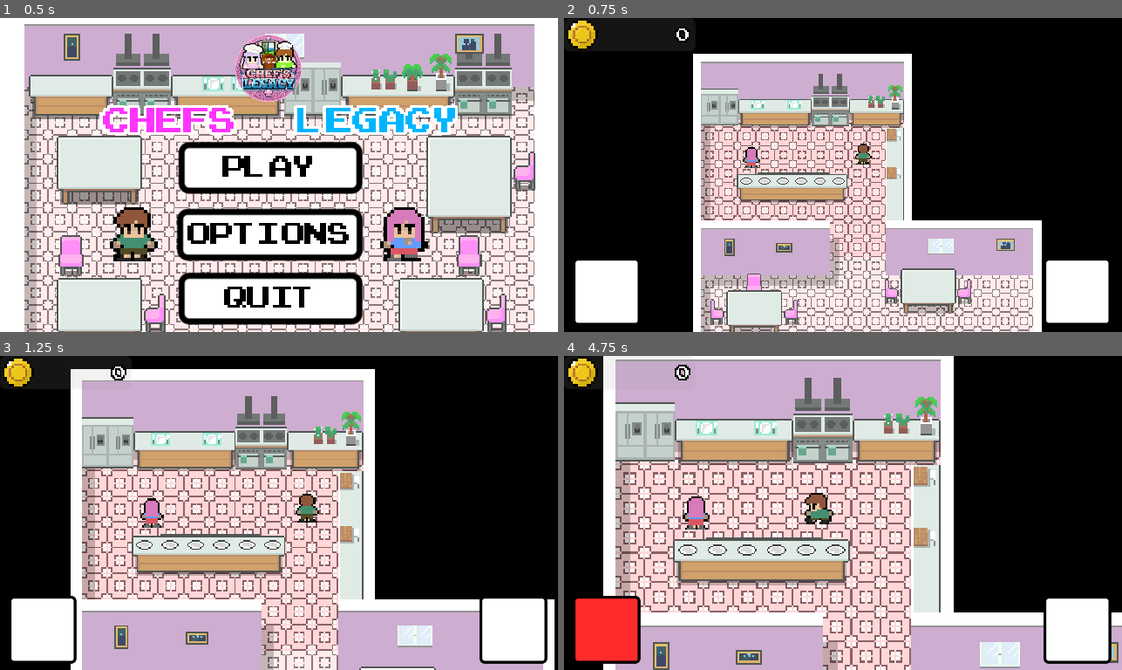
Above: before the commit, frames 1-4 (two rows, left to right).
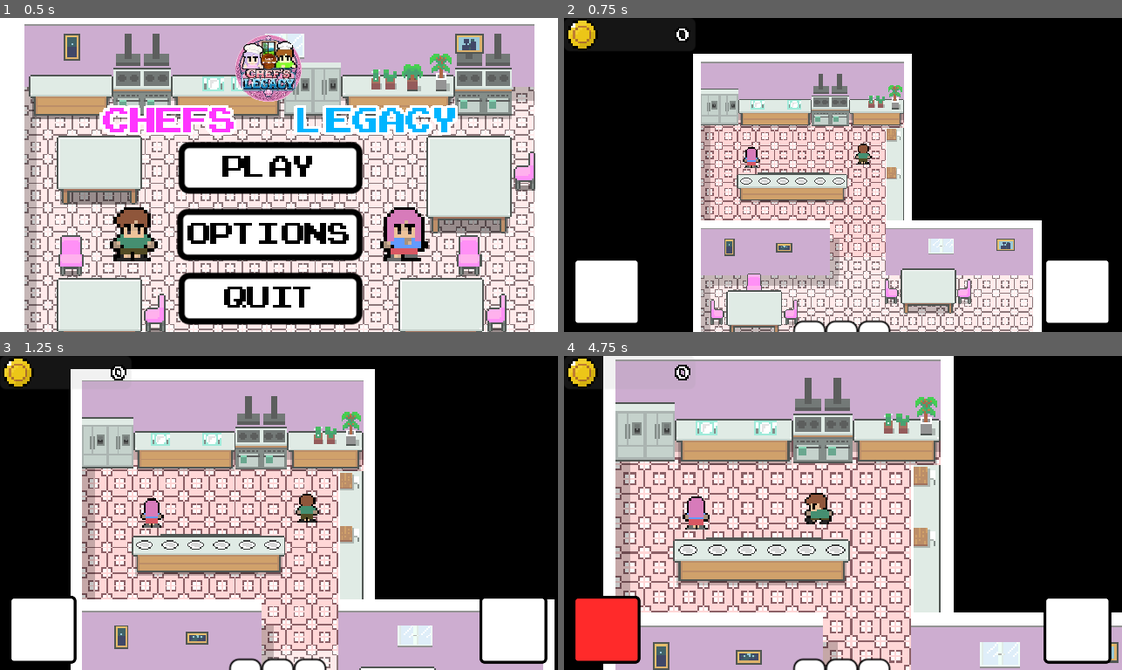
Above: after the commit, the same moments.

Repository: RaiLogic/cooking-game
Game: Godot game, scene res://Scenes/UI/main.tscn
Same seed, same stepped clock (60 frames per second), same inputs: the game is played once before the commit and once after it. The engine's default icon, where the game draws it, is replaced by a stand-in: a white triangle on a blue panel in a dark square.
Inputs (mouse positions are in pixels of both pictures, inside the frame that each line leads up to):
- Up to frame 1 (0.5 s): no input
- Up to frame 2 (0.75 s): click (831, 168) at 0.5 s
- Up to frame 3 (1.25 s): no input
- Up to frame 4 (4.75 s): hold D (right) 1.28-2.03 s; tap E (interact) at 1.35, 2.3, 2.85, 3.6, 4.55 s; hold S (down) 2.03-2.78 s; tap 1 (dance) at 2.1, 4.35 s; hold D (right) 2.78-3.53 s; hold W (up) 3.53-4.28 s; hold A (left) from 4.28 s (still down)

Frame 1 is identical in both runs. In frame 2, 0.3% of the frame differs, in the area x 40-59%, y 96-100%; in frame 3, 0.4%; in frame 4, 0.6%.

Commit message:
Time Added. Small Tweaks

Diff:
--- a/Resources/Recipes/burger_recipe.tres
+++ b/Resources/Recipes/burger_recipe.tres
@@ -11,5 +11,5 @@
 script = ExtResource("2_pvmc0")
 ingredients = Array[ExtResource("1_m1fy4")]([ExtResource("2_2b5vq"), ExtResource("3_0i462"), ExtResource("4_0i462")])
 result = ExtResource("5_iw5wh")
-plating_time = 33.3
+plating_time = 75.0
 metadata/_custom_type_script = "uid://tby4gqes5ncu"
--- a/Resources/Recipes/egg_sandwich.tres
+++ b/Resources/Recipes/egg_sandwich.tres
@@ -10,5 +10,5 @@
 script = ExtResource("2_jnb1e")
 ingredients = Array[ExtResource("1_6bqj3")]([ExtResource("2_o635i"), ExtResource("3_e1a8v")])
 result = ExtResource("4_lcysw")
-plating_time = 25.0
+plating_time = 100.0
 metadata/_custom_type_script = "uid://tby4gqes5ncu"
--- a/Scenes/Map/Interactables/chair.tscn
+++ b/Scenes/Map/Interactables/chair.tscn
@@ -14,7 +14,7 @@
 "duration": 1.0,
 "texture": SubResource("AtlasTexture_6tbwm")
 }],
-"loop": 1,
+"loop": 0,
 "name": &"down",
 "speed": 5.0
 }]
--- a/Scenes/Map/house.tscn
+++ b/Scenes/Map/house.tscn
@@ -77,7 +77,7 @@
 tile_set = SubResource("TileSet_1vivr")
 
 [node name="Floor" type="TileMapLayer" parent="Tilemaps" unique_id=1638313514]
-tile_map_data = PackedByteArray("AAAFAAUAAAALAAsAAAAFAAYAAAA …(3944 unchanged characters)… aABIAAAAMAAwAAAAaABMAAAAMAAwAAAAaAA4AAAAMAAwAAAAaAA8AAAAMAAwAAAAaABAAAAAMAAwAAAAQAAoAAAAMAAMAAAA=")
+tile_map_data = PackedByteArray("AAAFAAUAAAALAAsAAAAFAAYAAAA …(3944 unchanged characters)… aABIAAAAMAAwAAAAaABMAAAAMAAwAAAAaAA4AAAANAAwAAAAaAA8AAAAMAAwAAAAaABAAAAAMAAwAAAAQAAoAAAAMAAMAAAA=")
 tile_set = SubResource("TileSet_1vivr")
 
 [node name="BottomWall" type="TileMapLayer" parent="Tilemaps" unique_id=533348391]
--- a/Scenes/Map/restaurant.tscn
+++ b/Scenes/Map/restaurant.tscn
@@ -3,6 +3,7 @@
 [ext_resource type="Texture2D" uid="uid://bnubw52m5utqc" path="res://Assets/Borrowed Assets/tileset 16x16.png" id="1_2othk"]
 [ext_resource type="Script" uid="uid://cco8367qpssiv" path="res://Scripts/Map/restaurant.gd" id="1_e0itq"]
 [ext_resource type="PackedScene" uid="uid://cj0il6qr8osmx" path="res://Scenes/Players/player_1.tscn" id="2_2dgtp"]
+[ext_resource type="PackedScene" uid="uid://duil2ybtswyv1" path="res://Scenes/UI/orders_ui.tscn" id="2_ekhw0"]
 [ext_resource type="Texture2D" uid="uid://bh4s5bw12xt58" path="res://Assets/Borrowed Assets/Outdoors/OutdoorsTileset.png" id="3_abp06"]
 [ext_resource type="PackedScene" uid="uid://nyqun6pefchh" path="res://Scenes/Map/Interactables/refrigerator.tscn" id="4_5bm1g"]
 [ext_resource type="PackedScene" uid="uid://cvec24utcv6rg" path="res://Scenes/Players/player_2.tscn" id="4_ly26i"]
@@ -506,11 +507,16 @@
 
 [node name="MoneyUI" parent="UI" unique_id=1084197604 instance=ExtResource("15_iy6l8")]
 
+[node name="OrdersUI" parent="UI" unique_id=968118782 instance=ExtResource("2_ekhw0")]
+unique_name_in_owner = true
+offset_top = -114.0
+offset_bottom = -2.0
+
 [node name="CustomerSpawner" type="Node" parent="." unique_id=509079700]
 script = ExtResource("13_emkxa")
 customer_scene = ExtResource("14_538iu")
 menu = ExtResource("14_7m7i6")
-customer_spawn_time = 12.0
+customer_spawn_time = 3.0
 
 [node name="MainPoint" type="Marker2D" parent="CustomerSpawner" unique_id=923984660]
 position = Vector2(461, 354)
--- a/Scenes/Players/customer_spawner.gd
+++ b/Scenes/Players/customer_spawner.gd
@@ -4,12 +4,15 @@
 @export var menu : Resource
 
 @onready var main_point: Marker2D = $MainPoint
+
+# Timer Options
 @onready var timer: Timer = $SpawnTimer
-
+var random_time: float
 @export var customer_spawn_time: float
 
 var customers : Array = []
-@onready var restaurant = get_parent()
+@onready var restaurant: Node = get_parent()
+@onready var orders_ui: Control = %OrdersUI
 
 func _ready() -> void:
 	timer.wait_time = customer_spawn_time
@@ -26,22 +29,25 @@
 	customer.global_position = main_point.global_position
 	customer.desired_food = menu.foods.pick_random()
 	customer.state = customer.STATES.WALKING
-	customer.done.connect(customer_served)
+
+
+
 	add_child(customer)
 	customers.append(customer)
 
 	var chair = restaurant.get_available_chair()
 	if chair:
 		chair.occupy(customer)
-
-		# CHAIR TO CUSTOMER CONNECTUIB
-		customer.done.connect(chair.remove)
-		customer.sitting.connect(chair.update_sprite)
-
 		customer.set_destination(
 			chair.sit_point.global_position
 
 		)
+
+	# SIGNAL CONNECTIONS
+	customer.done.connect(customer_served)
+	customer.done.connect(chair.remove)
+	customer.sitting.connect(chair.update_sprite)
+	customer.has_ordered.connect(orders_ui.add_order)
 
 func customer_served(served: Customer) -> void:
 	customers.erase(served)
@@ -49,3 +55,8 @@
 
 func _on_spawn_timer_timeout() -> void:
 	spawn_customer()
+	randomize_timer()
+
+func randomize_timer() -> void:
+	random_time = randf_range(0.5, 30.0)
+	timer.wait_time = random_time
--- /dev/null
+++ b/Scenes/UI/orders_ui.tscn
@@ -0,0 +1,135 @@
+[gd_scene format=3 uid="uid://duil2ybtswyv1"]
+
+[ext_resource type="PackedScene" uid="uid://b0e6cjaagek0s" path="res://Scenes/UI/tool_inventory_ui.tscn" id="1_5kmtg"]
+[ext_resource type="Script" uid="uid://damedpnogb4wb" path="res://Scripts/UI/orders_ui.gd" id="1_q763c"]
+
+[sub_resource type="Animation" id="Animation_q763c"]
+length = 0.001
+tracks/0/type = "value"
+tracks/0/imported = false
+tracks/0/enabled = true
+tracks/0/path = NodePath("Slots:position")
+tracks/0/interp = 1
+tracks/0/loop_wrap = true
+tracks/0/keys = {
+"times": PackedFloat32Array(0),
+"transitions": PackedFloat32Array(1),
+"update": 0,
+"values": [Vector2(-5, 80)]
+}
+
+[sub_resource type="Animation" id="Animation_xwav6"]
+resource_name = "down"
+length = 0.19999999999999998
+tracks/0/type = "value"
+tracks/0/imported = false
+tracks/0/enabled = true
+tracks/0/path = NodePath("Slots:position")
+tracks/0/interp = 2
+tracks/0/loop_wrap = true
+tracks/0/keys = {
+"times": PackedFloat32Array(0, 0.2),
+"transitions": PackedFloat32Array(1, 1),
+"update": 0,
+"values": [Vector2(-5, 37), Vector2(-5, 80)]
+}
+
+[sub_resource type="Animation" id="Animation_2dk78"]
+resource_name = "up"
+length = 0.19999999999999998
+tracks/0/type = "value"
+tracks/0/imported = false
+tracks/0/enabled = true
+tracks/0/path = NodePath("Slots:position")
+tracks/0/interp = 2
+tracks/0/loop_wrap = true
+tracks/0/keys = {
+"times": PackedFloat32Array(0, 0.2),
+"transitions": PackedFloat32Array(1, 1),
+"update": 0,
+"values": [Vector2(-5, 80), Vector2(-5, 37)]
+}
+
+[sub_resource type="AnimationLibrary" id="AnimationLibrary_vxy28"]
+_data = {
+&"RESET": SubResource("Animation_q763c"),
+&"down": SubResource("Animation_xwav6"),
+&"up": SubResource("Animation_2dk78")
+}
+
+[node name="OrdersUI" type="Control" unique_id=968118782]
+layout_mode = 3
+anchors_preset = 7
+anchor_left = 0.5
+anchor_top = 1.0
+anchor_right = 0.5
+anchor_bottom = 1.0
+offset_left = -91.0
+offset_top = -112.0
+offset_right = 91.0
+grow_horizontal = 2
+grow_vertical = 0
+script = ExtResource("1_q763c")
+
+[node name="Slots" type="Control" parent="." unique_id=1058084593]
+layout_mode = 1
+anchors_preset = 15
+anchor_right = 1.0
+anchor_bottom = 1.0
+offset_left = -5.0
+offset_top = 80.0
+offset_right = -5.0
+offset_bottom = 79.99994
+grow_horizontal = 2
+grow_vertical = 2
+
+[node name="Slot1" parent="Slots" unique_id=1333045980 instance=ExtResource("1_5kmtg")]
+layout_mode = 1
+anchors_preset = 7
+anchor_left = 0.5
+anchor_top = 1.0
+anchor_right = 0.5
+anchor_bottom = 1.0
+offset_left = -15.0
+offset_top = -91.0
+offset_right = 5.0
+offset_bottom = -63.000046
+grow_horizontal = 2
+grow_vertical = 0
+scale = Vector2(1.8616543, 1.8616543)
+mouse_filter = 2
+
+[node name="Slot2" parent="Slots" unique_id=1468582869 instance=ExtResource("1_5kmtg")]
+layout_mode = 1
+anchors_preset = 7
+anchor_left = 0.5
+anchor_top = 1.0
+anchor_right = 0.5
+anchor_bottom = 1.0
+offset_left = -52.0
+offset_top = -91.0
+offset_right = -32.000015
+offset_bottom = -62.999935
+grow_horizontal = 2
+grow_vertical = 0
+scale = Vector2(1.8616543, 1.8616543)
+mouse_filter = 2
+
+[node name="Slot3" parent="Slots" unique_id=295980889 instance=ExtResource("1_5kmtg")]
+layout_mode = 1
+anchors_preset = 7
+anchor_left = 0.5
+anchor_top = 1.0
+anchor_right = 0.5
+anchor_bottom = 1.0
+offset_left = 22.0
+offset_top = -91.0
+offset_right = 42.0
+offset_bottom = -63.0
+grow_horizontal = 2
+grow_vertical = 0
+scale = Vector2(1.8616543, 1.8616543)
+mouse_filter = 2
+
+[node name="AnimationPlayer" type="AnimationPlayer" parent="." unique_id=617214867]
+libraries/ = SubResource("AnimationLibrary_vxy28")
--- a/Scenes/UI/tool_inventory_ui.tscn
+++ b/Scenes/UI/tool_inventory_ui.tscn
@@ -52,13 +52,14 @@
 }
 
 [node name="ToolInventoryUI" type="Panel" unique_id=1468582869]
-z_index = 2
+z_index = 4
 offset_right = 20.0
 offset_bottom = 20.0
 theme_override_styles/panel = SubResource("StyleBoxFlat_50t1a")
 script = ExtResource("1_na8f2")
 
 [node name="TextureRect" type="TextureRect" parent="." unique_id=1870582819]
+z_index = 4
 layout_mode = 1
 anchors_preset = 8
 anchor_left = 0.5
--- a/Scenes/music_manager.tscn
+++ b/Scenes/music_manager.tscn
@@ -1,6 +1,6 @@
 [gd_scene format=3 uid="uid://b5sm7cxbm7lpr"]
 
-[ext_resource type="Script" uid="uid://bymek0cpi41kh" path="res://Scripts/music_manager.gd" id="1_760hw"]
+[ext_resource type="Script" uid="uid://bymek0cpi41kh" path="res://Scripts/Autoloads/music_manager.gd" id="1_760hw"]
 
 [node name="MusicManager" type="Node" unique_id=1090701873]
 script = ExtResource("1_760hw")
--- a/Scenes/sfx_manager.tscn
+++ b/Scenes/sfx_manager.tscn
@@ -1,6 +1,6 @@
 [gd_scene format=3 uid="uid://xqdecokthqv6"]
 
-[ext_resource type="Script" uid="uid://b2jsn8v4b0r2" path="res://Scripts/sfx_manager.gd" id="1_qhui8"]
+[ext_resource type="Script" uid="uid://b2jsn8v4b0r2" path="res://Scripts/Autoloads/sfx_manager.gd" id="1_qhui8"]
 
 [node name="SfxManager" type="Node" unique_id=113059684]
 script = ExtResource("1_qhui8")
--- /dev/null
+++ b/Scenes/time_ui.tscn
@@ -0,0 +1,42 @@
+[gd_scene format=3 uid="uid://cbrvh7ws4av1l"]
+
+[ext_resource type="FontFile" uid="uid://d1fi6ygsi4ngl" path="res://Assets/Borrowed Assets/Fonts/ARCADECLASSIC.TTF" id="1_t1xxb"]
+
+[sub_resource type="LabelSettings" id="LabelSettings_1vivr"]
+font = ExtResource("1_t1xxb")
+font_size = 48
+outline_size = 4
+outline_color = Color(0, 0, 0, 1)
+
+[node name="TimeUI" type="Control" unique_id=1710532550]
+layout_mode = 3
+anchors_preset = 1
+anchor_left = 1.0
+anchor_right = 1.0
+offset_left = -117.0
+offset_bottom = 63.0
+grow_horizontal = 0
+
+[node name="Background" type="Panel" parent="." unique_id=75540903]
+layout_mode = 1
+anchors_preset = 15
+anchor_right = 1.0
+anchor_bottom = 1.0
+grow_horizontal = 2
+grow_vertical = 2
+
+[node name="TimeLabel" type="Label" parent="." unique_id=1679054463]
+layout_mode = 1
+anchors_preset = 15
+anchor_right = 1.0
+anchor_bottom = 1.0
+offset_left = 17.0
+offset_top = -5.0
+offset_right = -10.0
+offset_bottom = -3.0
+grow_horizontal = 2
+grow_vertical = 2
+text = "8:00"
+label_settings = SubResource("LabelSettings_1vivr")
+horizontal_alignment = 2
+vertical_alignment = 1
--- a/Scripts/Appliances/chair.gd
+++ b/Scripts/Appliances/chair.gd
@@ -19,14 +19,7 @@
 
 
 func update_sprite(seated: bool) -> void:
-	if !seated:
-		if placement == "left":
-			left.visible = true;
-		elif placement == "right":
-			right.visible = true;
-		elif placement == "down":
-			down.visible = true;
-	else:
+	if seated and customer_sitting != null:
 		left.visible = false
 		right.visible = false
 		down.visible = false
@@ -35,11 +28,21 @@
 
 		if placement == "left":
 			left.visible = true
+			animation.visible = false # TEMPORARY UNTIL ASSET DONE
 		elif placement == "right":
 			right.visible = true
+			animation.visible = false # TEMPORARY UNTIL ASSET DONE
 		elif placement == "down":
+			customer_sitting.sprite.visible = false
 			animation.play("down")
-			print("seated")
+	else:
+		if placement == "left":
+			left.visible = true;
+		elif placement == "right":
+			right.visible = true;
+		elif placement == "down":
+			down.visible = true;
+
 
 func occupy(customer: Customer) -> void:
 	occupied = true
--- a/Scripts/Appliances/refrigerator.gd
+++ b/Scripts/Appliances/refrigerator.gd
@@ -30,6 +30,7 @@
 	interactor.input.fridge_mode(self)
 
 	update_fridge()
+	# CONNECTED TO FRIDGE_MODE()
 	player.interact.fridge_toggle.emit(true)
 
 func update_fridge() -> void:
--- /dev/null
+++ b/Scripts/Autoloads/global_input.gd
@@ -0,0 +1,9 @@
+extends Node
+
+signal order_pressed
+
+func _process(delta: float) -> void:
+	if Input.is_action_just_pressed("escape"):
+		pause.pause_game()
+	if Input.is_action_just_pressed("checkmenu"):
+		order_pressed.emit()
--- /dev/null
+++ b/Scripts/Autoloads/time-manager.gd
@@ -0,0 +1,42 @@
+extends Node
+
+signal time_changed(hour: int, minute: int)
+signal day_ended
+
+@onready var timer: Timer = Timer.new()
+
+# HOW LONG WILL IT TAKE BEFORE TIME_PROGRESS
+const REAL_SECOND_STEP : float = 0.1
+# HOW MUCH TIME WILL PASS EVERY EVERY REAL SECONDS
+const TIME_PROGRESS: int = 10
+
+var hour : int = 8
+var minute : int = 0
+var is_morning : bool = true
+
+
+
+
+func _ready() -> void:
+	add_child(timer)
+	timer.wait_time = REAL_SECOND_STEP
+	timer.timeout.connect(_update_time)
+	day_ended.connect(func (): print("Day Ended"))
+	start_day()
+
+func start_day() -> void:
+	timer.start()
+
+func _update_time() -> void:
+
+	minute += TIME_PROGRESS
+
+	if minute >= 60:
+		hour += 1
+		minute = 0
+
+	time_changed.emit(hour, minute)
+	print("Time: ", hour, ":%02d" % minute)
+	if hour >= 18:
+		day_ended.emit()
+		timer.stop()
--- a/Scripts/Components/input_component.gd
+++ b/Scripts/Components/input_component.gd
@@ -4,6 +4,7 @@
 var dashed: bool = false
 var interact: bool = false
 var dance_move: bool = false
+
 
 # FOR DELAYING WHEN PRESSING A BUTTON THAT CHANGES THE STATE
 # TO ALSO TURN OFF ALL INPUT WHEN FALSE
@@ -15,8 +16,9 @@
 }
 var state : int
 
+var current_fridge : Refrigerator
 
-var current_fridge : Refrigerator
+signal order_pressed
 
 @export var move_up : String
 @export var move_down : String
@@ -39,10 +41,6 @@
 			normal_movement()
 		STATES.FRIDGE:
 			fridge_movement()
-
-	if Input.is_action_just_pressed("escape"):
-		pause.pause_game()
-
 
 func normal_movement() -> void:
 	move_action = Input.get_vector(
--- a/Scripts/Map/restaurant.gd
+++ b/Scripts/Map/restaurant.gd
@@ -6,12 +6,38 @@
 @onready var player_1: Player = %Player1
 @onready var player_2: Player = %Player2
 
+# CHAIRS
 @onready var chairs: Array = $Interactables/Dining/Chairs.get_children()
+var next_chair: int = 0
+
+# ORDER UI
+@onready var orders_ui: Control = $UI/OrdersUI
 
 func _ready() -> void:
 	# SET MUSIC
 	music_manager.play_music(music_manager.INGAME)
 
+	# PLAYER SIGNALS
+	player_signal_connections()
+
+
+
+# USED FOR THE CUSTOMER FINDING ITS OWN CHAIR
+# CONNECTED TO CUSTOMER_SPAWNER.GD
+func get_available_chair() -> Chair:
+# MAKES IT SO THAT CHAIRS WONT BE REUSED AND HAS TO CYCLE THROUGH EVERY CHAIR FIRST
+	var count := chairs.size()
+
+	for i in range(count):
+		var index: int = (next_chair + i) % count
+
+		if chairs[index].customer_sitting == null:
+			next_chair = (index + 1) % count
+			return chairs[index]
+
+	return null
+
+func player_signal_connections() -> void:
 	# PLAYER MOVEMENT
 	player_1.input.state = 0 # 0 MEANS NORMAL MOVEMENT
 	player_2.input.state = 0
@@ -32,10 +58,5 @@
 	player_1.interact.fridge_food_rotate.connect(p1_ui.fridge_update_ui)
 	player_2.interact.fridge_food_rotate.connect(p2_ui.fridge_update_ui)
 
-# USED FOR THE CUSTOMER FINDING ITS OWN CHAIR
-func get_available_chair() -> Chair:
-	for chair in chairs:
-		if !chair.occupied:
-			return chair
-
-	return null
+	# Global Inputs Connection
+	GInput.order_pressed.connect(orders_ui.toggle)
--- /dev/null
+++ b/Scripts/UI/orders_ui.gd
@@ -0,0 +1,22 @@
+extends Control
+
+@onready var slots: Array = $Slots.get_children()
+
+@onready var animation: AnimationPlayer = $AnimationPlayer
+
+var opened: bool = false
+
+func _ready() -> void:
+	GInput.order_pressed.connect(toggle)
+
+func add_order(customer: Customer) -> void:
+	for slot in slots:
+		if slot.item_ui.texture == null:
+			slot.item_ui.texture = customer.desired_food.icon
+			return
+
+func toggle() -> void:
+	opened = !opened
+
+	if opened: animation.play("up")
+	else: animation.play("down")
--- a/Scripts/customer.gd
+++ b/Scripts/customer.gd
@@ -21,8 +21,10 @@
 signal done(customer: Customer) # CONNECTED TO FUNCTION "remove" in Chair.gd
 signal sitting(seated: bool) # CONNECTED TO FUNCTION
 
+
 # FOOD ORDERING
 var desired_food : Food
+signal has_ordered(Customer)
 
 func _ready() -> void:
 	interact_area.monitoring = false
@@ -76,7 +78,6 @@
 	if index == true:
 		wait.visible = true
 		wait_anim.play("show")
-		sprite.visible = false # INVISIBLE SO CHAIR HAS THE ANIMATION
 	elif index == false:
 		wait_anim.stop()
 		wait.visible = false
@@ -84,9 +85,10 @@
 func show_order() -> void:
 	order_ui.visible = true
 	order_ui.get_node("Food").texture = desired_food.icon
+	has_ordered.emit(self)
 
 func done_order() -> void:
 	# CODE IN LEAVING IS IN THE CUSTOMER SPAWNER
 	state = STATES.LEAVING
+	global.add_money(120)
 	sprite.visible = true
-	global.add_money(120)
--- a/project.godot
+++ b/project.godot
@@ -25,6 +25,8 @@
 music_manager="*uid://b5sm7cxbm7lpr"
 sfx_manager="*uid://xqdecokthqv6"
 pause="*uid://bfxtwcv8f01us"
+GInput="*uid://dbm7lqonpw7yi"
+time="*uid://h8qq1lr2i6c1"
 
 [display]
 
@@ -32,7 +34,6 @@
 window/size/viewport_height=360
 window/size/resizable=false
 window/stretch/mode="viewport"
-window/stretch/scale_mode="integer"
 window/vsync/vsync_mode=0
 
 [file_customization]
@@ -53,6 +54,7 @@
 "res://Scenes/UI/": "orange",
 "res://Scripts/": "green",
 "res://Scripts/Appliances/": "blue",
+"res://Scripts/Autoloads/": "gray",
 "res://Scripts/Components/": "yellow",
 "res://Scripts/Map/": "red",
 "res://Scripts/Player/": "purple",
@@ -139,6 +141,12 @@
 "events": [Object(InputEventKey,"resource_local_to_scene":false,"resource_name":"","device":-1,"window_id":0,"alt_press …(195 unchanged characters)…
 ]
 }
+checkmenu={
+"deadzone": 0.2,
+"events": [Object(InputEventKey,"resource_local_to_scene":false,"resource_name":"","device":-1,"window_id":0,"alt_pressed":false,"shift_pressed":false,"ctrl_pressed":false,"meta_pressed":false,"pressed":false,"keycode":0,"physical_keycode":81,"key_label":0,"unicode":113,"location":0,"echo":false,"script":null)
+, Object(InputEventKey,"resource_local_to_scene":false,"resource_name":"","device":-1,"window_id":0,"alt_pressed":false,"shift_pressed":false,"ctrl_pressed":false,"meta_pressed":false,"pressed":false,"keycode":0,"physical_keycode":4194326,"key_label":0,"unicode":0,"location":0,"echo":false,"script":null)
+]
+}
 
 [physics]
 
Renamed: Scripts/global.gd -> Scripts/Autoloads/global.gd
Renamed: Scripts/global.gd.uid -> Scripts/Autoloads/global.gd.uid
Not shown, added: Scripts/Autoloads/global_input.gd.uid
Renamed: Scripts/music_manager.gd -> Scripts/Autoloads/music_manager.gd
Renamed: Scripts/music_manager.gd.uid -> Scripts/Autoloads/music_manager.gd.uid
Renamed: Scripts/sfx_manager.gd -> Scripts/Autoloads/sfx_manager.gd
Renamed: Scripts/sfx_manager.gd.uid -> Scripts/Autoloads/sfx_manager.gd.uid
Not shown, added: Scripts/Autoloads/time-manager.gd.uid
Not shown, added: Scripts/UI/orders_ui.gd.uid
